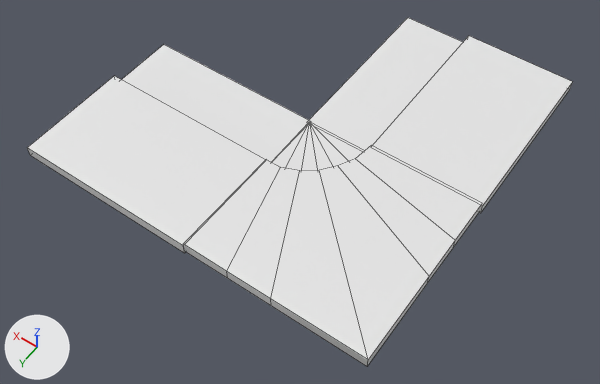
Before and after pictures for a commit that changed the OBJ model res/models/Roads/road_corner.obj.
Rendered twice from a 50 mm camera at (-4.74, 7.77, 12.79) aimed at (1.45, -0.9, -0.83). Arrows for +X, +Y and +Z are at lower left; the lights stay in place. Mesh edges are drawn as thin lines. Where no turn or scale is listed for an object, it has been applied to the vertices.

The first picture shows 'droga', 'droga.001', 'droga_zakret'.
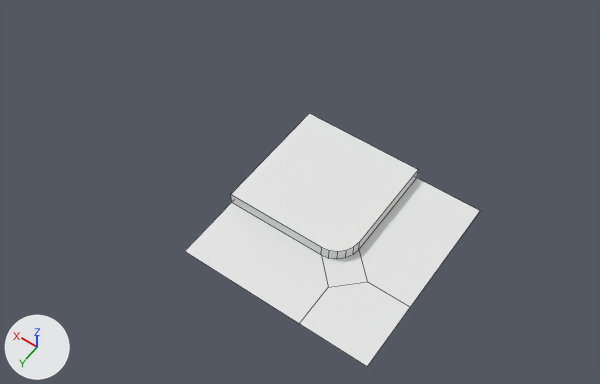
Commit message: Finish smart roads

Patch to the scene script:
```diff
--- a/res/models/Roads/road_corner.obj.py
+++ b/res/models/Roads/road_corner.obj.py
@@ me_droga_zakret @@
 # used by ob_droga_zakret; location = (0.0, 0.0, 0.0)
-me_droga_zakret.from_pydata(...)  # 29 vertices, 26 faces; spans x -2.0..2.0, y -2.0..2.0, z 0.0..0.25
+me_droga_zakret.from_pydata(...)  # 25 vertices, 14 faces; spans x -2.0..2.0, y -2.0..2.0, z 0.0..0.25
+# me_droga_zakret part 1
+# 25 vertices are removed from x -2.0..2.0, y -2.0..2.0, z 0.0..0.25
+# 26 faces are deleted
+# 12 vertices are added at x -2.0..2.0, y -2.0..2.0, z 0.0
+# 9 new vertices lie (0.0, 0.0, 0.25) away from vertices in x -0.6..2.0, y -2.0..0.6, z 0.0
+# 14 new faces join them
@@ ob_droga @@
-ob_droga = bpy.data.objects.new('droga', me_droga)
-ob_droga.location = (0.0, 0.0, 0.0)
@@ ob_droga_001 @@
-ob_droga_001 = bpy.data.objects.new('droga.001', me_droga_001)
-ob_droga_001.location = (0.0, 0.0, 0.0)
```

Where the change shows, as pixel boxes [x1, y1, x2, y2] in the pictures (600 x 384 px):
'droga_zakret', reshaped
    before: [183, 124, 482, 366]
    after: [185, 113, 480, 366]
'droga.001', deleted
    before: [27, 45, 311, 253]
'droga', deleted
    before: [309, 18, 573, 213]
